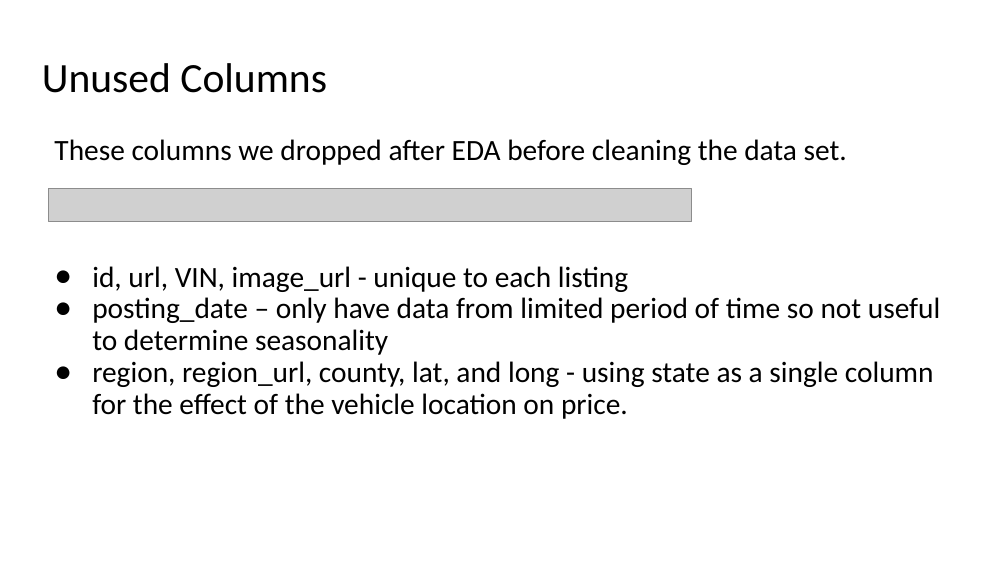
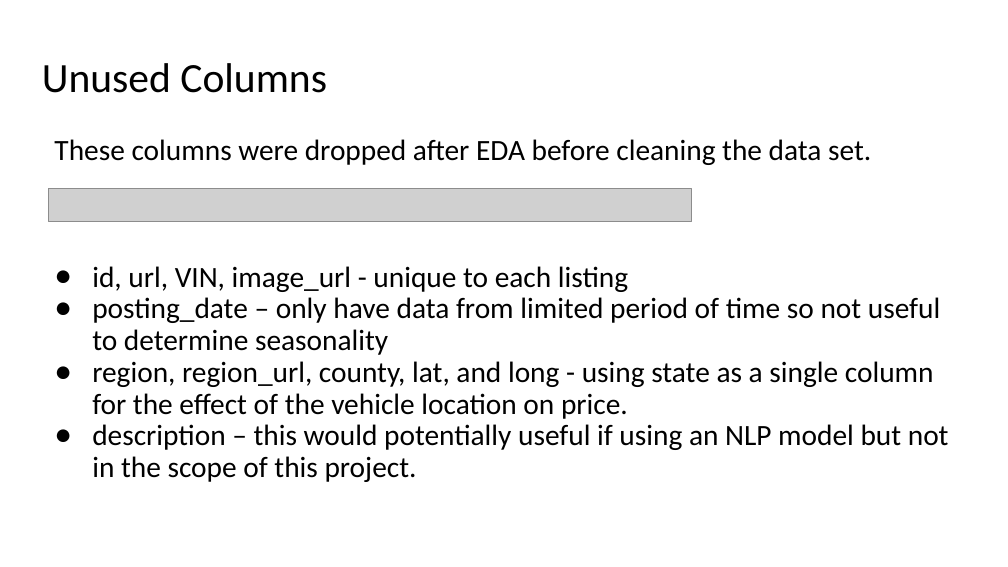
Before and after one commit to ranton256/used_car_sale_price_analysis, a slide deck: slide 7 of DSCI521_rna63_final_project_pres.pptx. Drawn at 1008x567 pixels with LibreOffice and Linux fonts; fonts in the diff are those of the drawing; grey boxes stand for pictures; background and template pictures are left out. Boxes give left, top, right and bottom in pixels: in the first picture for what was removed or moved away, otherwise in the second. Text is boxed around its words. In the diff, an @@ line names an element or a change of style, - is before the commit and + after.

```diff
--- a/DSCI521_rna63_final_project_pres.pptx
+++ b/DSCI521_rna63_final_project_pres.pptx
@@ text at (54, 139, 871, 165): text changed @@
-These columns we dropped after EDA before cleaning the data set.
+These columns were dropped after EDA before cleaning the data set.
@@ text at (92, 424, 949, 482): paragraph added @@
+● description – this would potentially useful if using an NLP model but not in the scope of this project.
```
Also in this commit, not shown: 14 other slides changed, 1 slide added, 1 slide removed, 4 other files.
